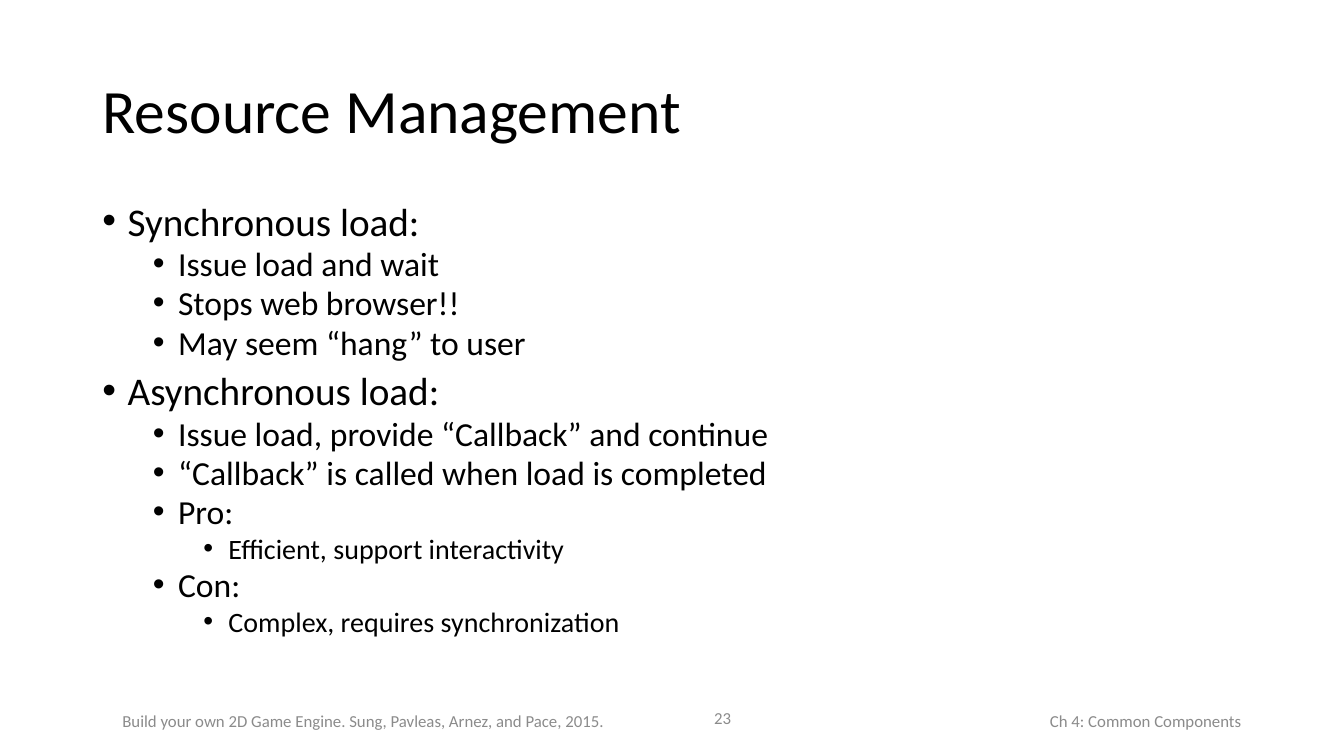
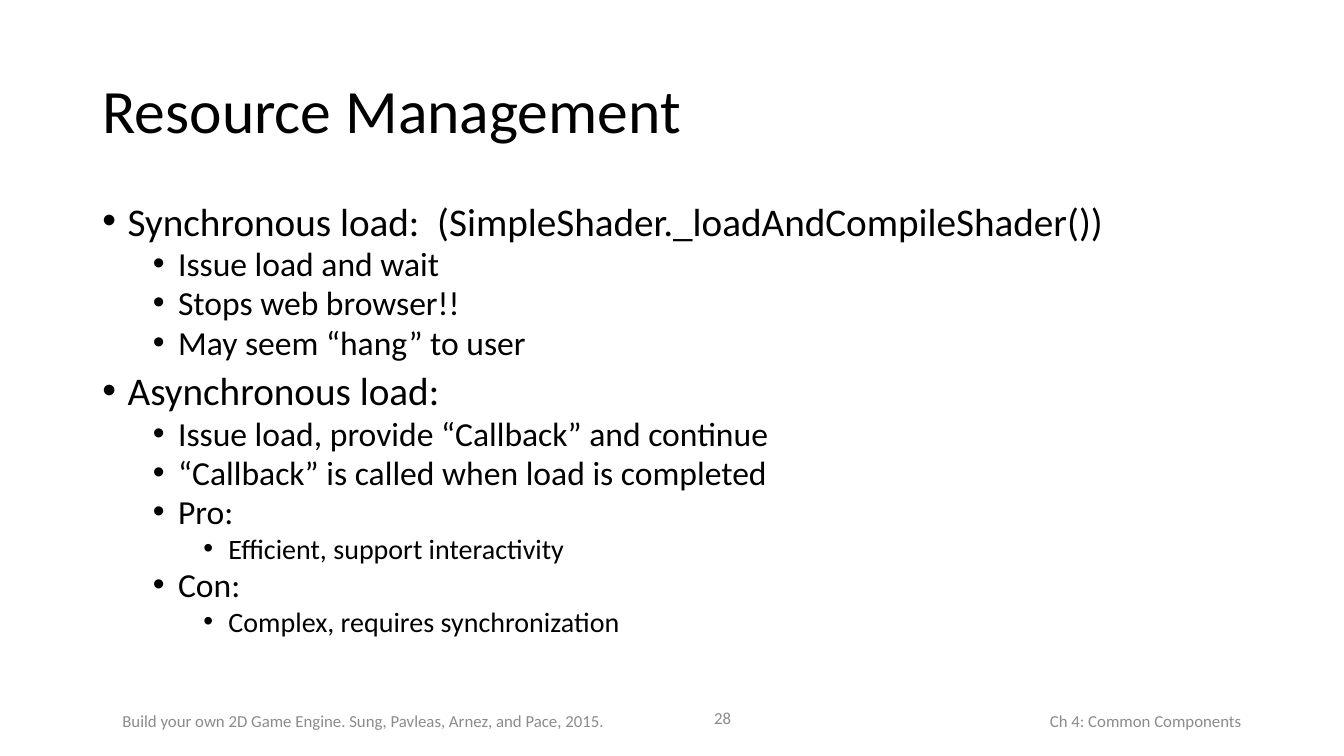
Before and after one commit to HTML5GameEngineGroup/html5engine, a slide deck: slide 28 of Book-PPT/Chap4.pptx (slide 23 before the commit). Drawn at 1344x756 pixels with LibreOffice and Linux fonts; fonts in the diff are those of the drawing. Boxes give left, top, right and bottom in pixels: in the first picture for what was removed or moved away, otherwise in the second. Text is boxed around its words. In the diff, an @@ line names an element or a change of style, - is before the commit and + after.

```diff
--- a/Book-PPT/Chap4.pptx
+++ b/Book-PPT/Chap4.pptx
@@ text at (128,207,1103,243): text changed @@
-• Synchronous load:
+• Synchronous load: (SimpleShader._loadAndCompileShader())
@@ page number at (714,712,731,724): text changed @@
-23
+28
```
Also in this commit, not shown: 3 other slides changed, 10 slides added, 17 other files.
